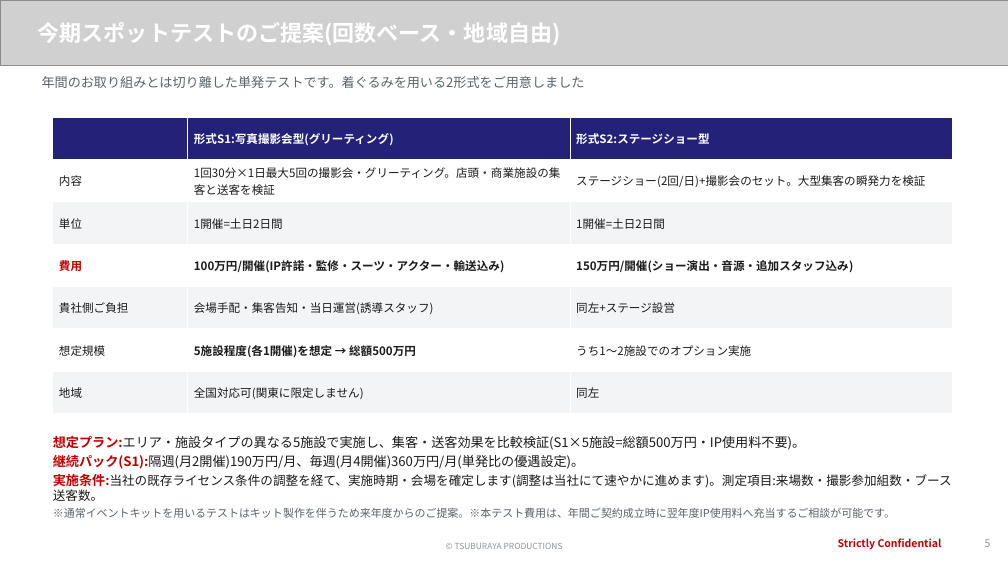
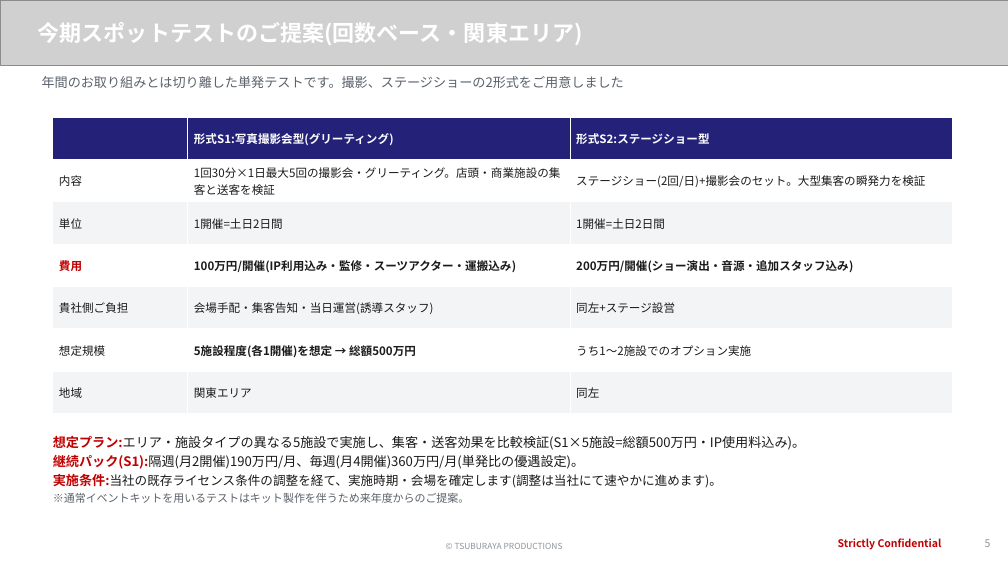
Before and after one commit to hayatoshintani-spe/kessho-lens, a slide deck: slide 5 of docs/proposals/softbank-ultraman-caravan/ウルトラマンIPご活用のご提案とお見積り.pptx. Drawn at 1008x567 pixels with LibreOffice and Linux fonts; fonts in the diff are those of the drawing; grey boxes stand for pictures. Boxes give left, top, right and bottom in pixels: in the first picture for what was removed or moved away, otherwise in the second. Text is boxed around its words. In the diff, an @@ line names an element or a change of style, - is before the commit and + after.

```diff
--- a/docs/proposals/softbank-ultraman-caravan/ウルトラマンIPご活用のご提案とお見積り.pptx
+++ b/docs/proposals/softbank-ultraman-caravan/ウルトラマンIPご活用のご提案とお見積り.pptx
@@ text at box(38, 22, 583, 45): text changed @@
-今期スポットテストのご提案(回数ベース・地域自由)
+今期スポットテストのご提案(回数ベース・関東エリア)
@@ text at box(42, 76, 624, 88): text changed @@
-年間のお取り組みとは切り離した単発テストです。着ぐるみを用いる2形式をご用意しました
+年間のお取り組みとは切り離した単発テストです。撮影、ステージショーの2形式をご用意しました
@@ table at box(53, 117, 953, 414) @@
-row 4, column 2: 100万円/開催(IP許諾・監修・スーツ・アクター・輸送込み)
+row 4, column 2: 100万円/開催(IP利用込み・監修・スーツアクター・運搬込み)
-row 4, column 3: 150万円/開催(ショー演出・音源・追加スタッフ込み)
+row 4, column 3: 200万円/開催(ショー演出・音源・追加スタッフ込み)
-row 7, column 2: 全国対応可(関東に限定しません)
+row 7, column 2: 関東エリア
@@ text at box(53, 436, 805, 450): text changed @@
-想定プラン:エリア・施設タイプの異なる5施設で実施し、集客・送客効果を比較検証(S1×5施設=総額500万円・IP使用料不要)。
+想定プラン:エリア・施設タイプの異なる5施設で実施し、集客・送客効果を比較検証(S1×5施設=総額500万円・IP使用料込み)。
@@ text at box(53, 474, 722, 503): text changed; size 10.5 to 12 pt; text colour #5A626B to #1A1A1A @@
-実施条件:当社の既存ライセンス条件の調整を経て、実施時期・会場を確定します(調整は当社にて速やかに進めます)。測定項目:来場数・撮影参加組数・ブース送客数。
-※通常イベントキットを用いるテストはキット製作を伴うため来年度からのご提案。※本テスト費用は、年間ご契約成立時に翌年度IP使用料へ充当するご相談が可能です。
+実施条件:当社の既存ライセンス条件の調整を経て、実施時期・会場を確定します(調整は当社にて速やかに進めます)。
+※通常イベントキットを用いるテストはキット製作を伴うため来年度からのご提案。
```
Also in this commit, not shown: 3 other slides changed, 2 slides added, 4 other files.
